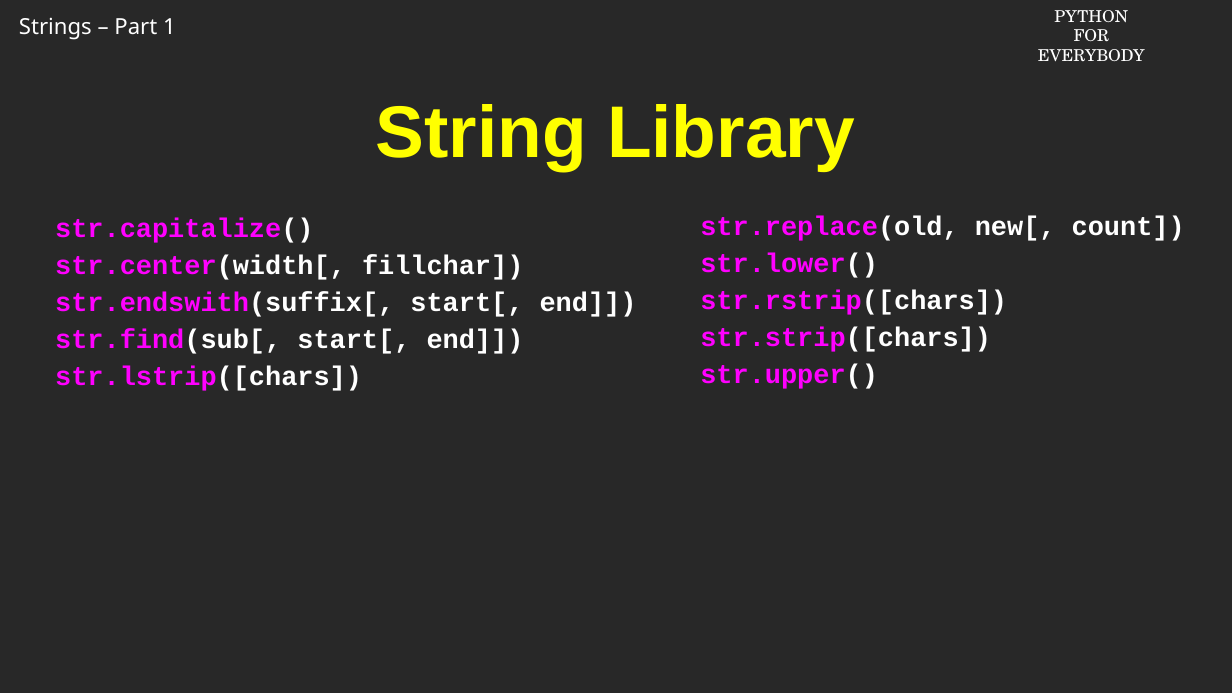
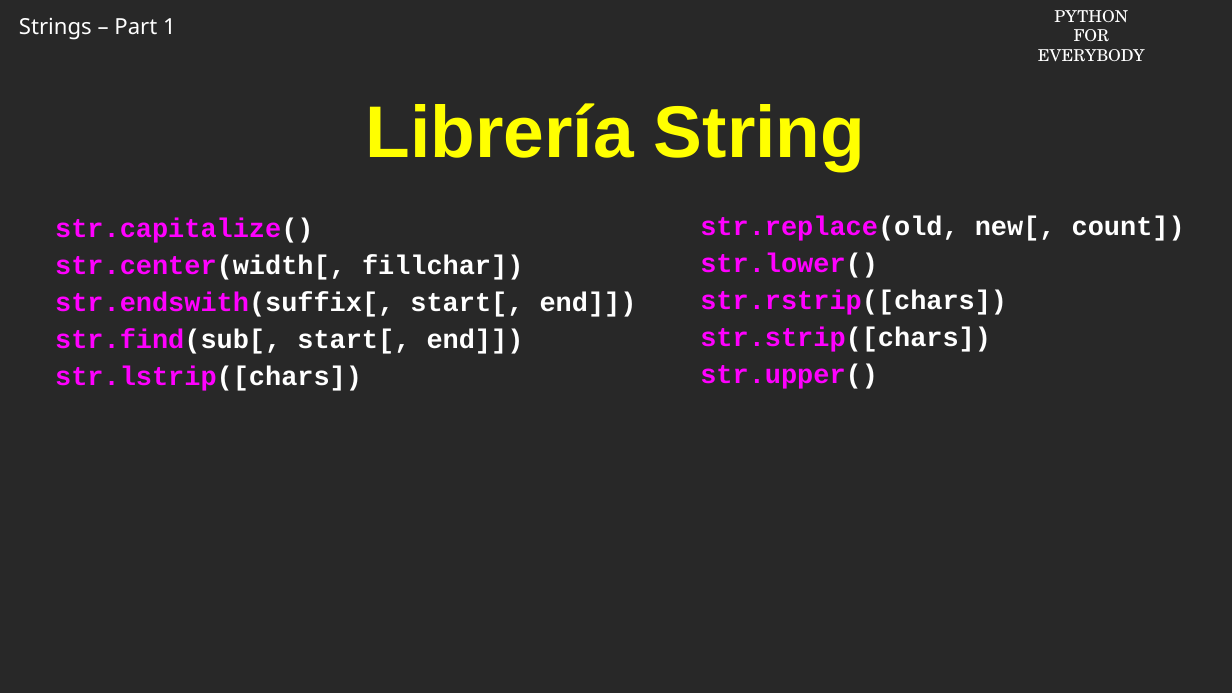
Before and after one commit to csev/py4e, a slide deck: slide 7 of ai/6.2.pptx. Drawn at 1232x693 pixels with LibreOffice and Linux fonts; fonts in the diff are those of the drawing; background and template pictures are left out. Boxes give left, top, right and bottom in pixels: in the first picture for what was removed or moved away, otherwise in the second. Text is boxed around its words. In the diff, an @@ line names an element or a change of style, - is before the commit and + after.

```diff
--- a/ai/6.2.pptx
+++ b/ai/6.2.pptx
@@ title at (366,103,865,171): text changed @@
-String Library
+Librería String
```
Also in this commit, not shown: 13 other slides changed, 1 slide added, 1 slide removed.
